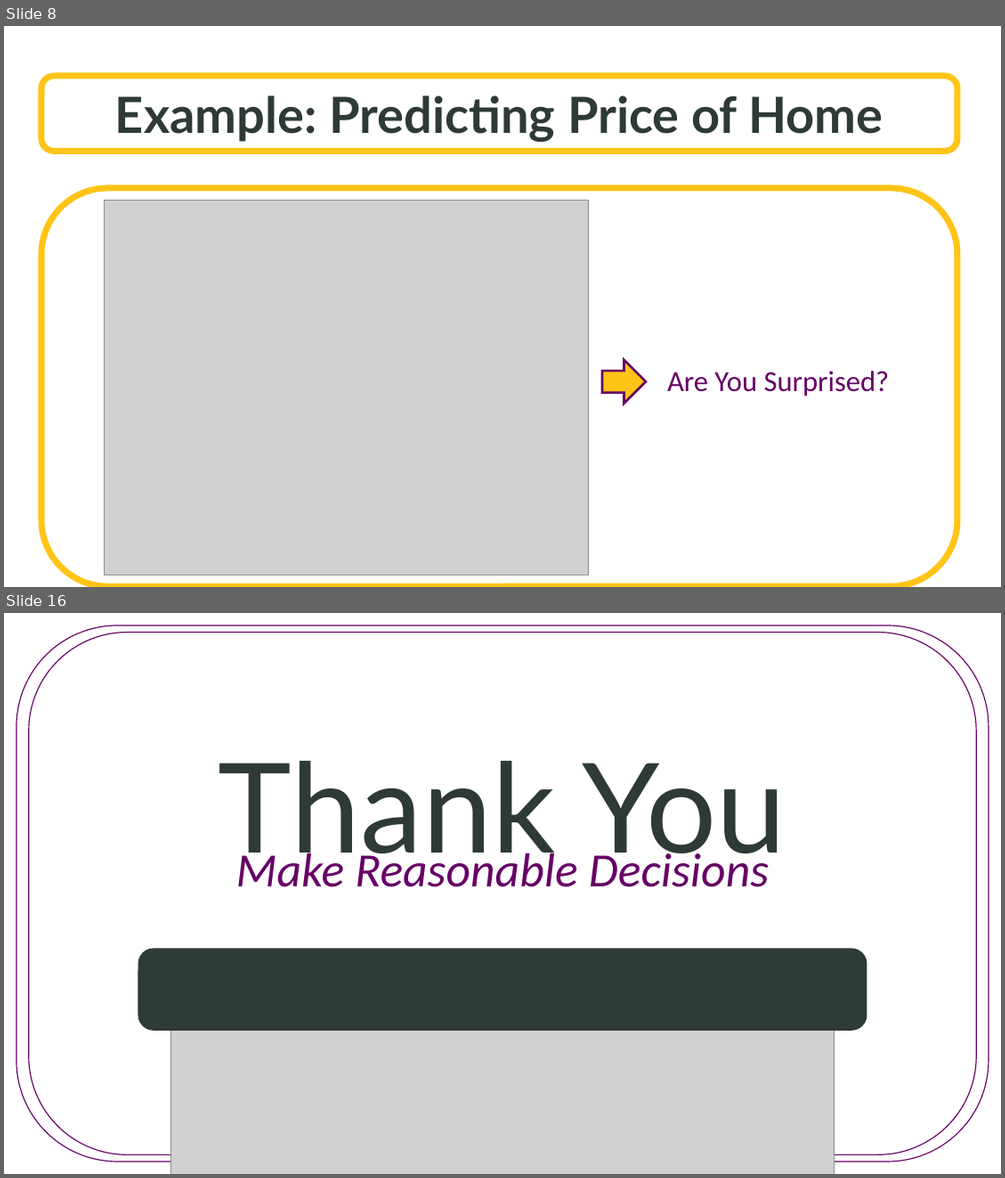
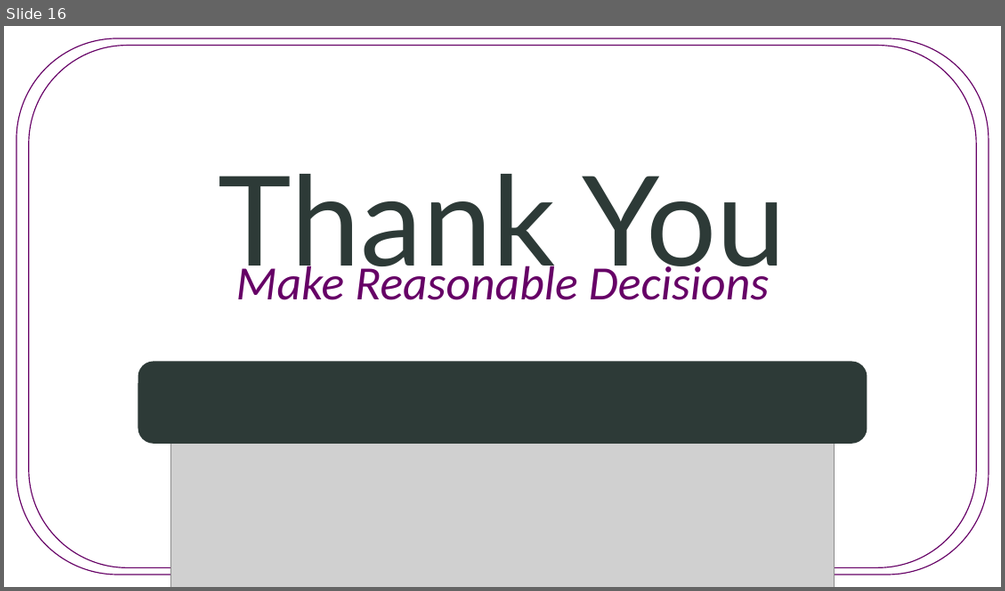
Before and after one commit to SuperMarioGiacomazzo/STOR455_WEBSITE, a slide deck: Lectures/16 - Techniques for Choosing Predictors.pptx. Shown one above the other, each under a label of ours: slides 8 and 16 before the commit, slide 16 after it; the slides between them are not shown. The pictures are 1005x1178 and 1005x591 pixels, drawn with LibreOffice and Linux fonts; fonts in the diff are those of the drawing; grey boxes stand for pictures; background and template pictures are left out. Boxes give left, top, right and bottom in pixels: in the first picture for what was removed or moved away, otherwise in the second. Text is boxed around its words. In the diff, an @@ line names an element or a change of style, - is before the commit and + after.

```diff
--- a/Lectures/16 - Techniques for Choosing Predictors.pptx
+++ b/Lectures/16 - Techniques for Choosing Predictors.pptx
@@ slide 8 removed at bbox=[4, 26, 1001, 587], background picture (left out) @@
@@ rounded rectangle removed at bbox=[41, 76, 957, 151] @@
-Example: Predicting Price of Home
@@ rounded rectangle removed at bbox=[41, 188, 957, 587] @@
@@ picture removed at bbox=[104, 200, 588, 574] @@
@@ right arrow removed at bbox=[602, 360, 646, 402] @@
@@ text removed at bbox=[667, 370, 890, 396] @@
-Are You Surprised?
```
Also in this commit, not shown: 8 slides added, 7 other slides removed, 10 other files.
